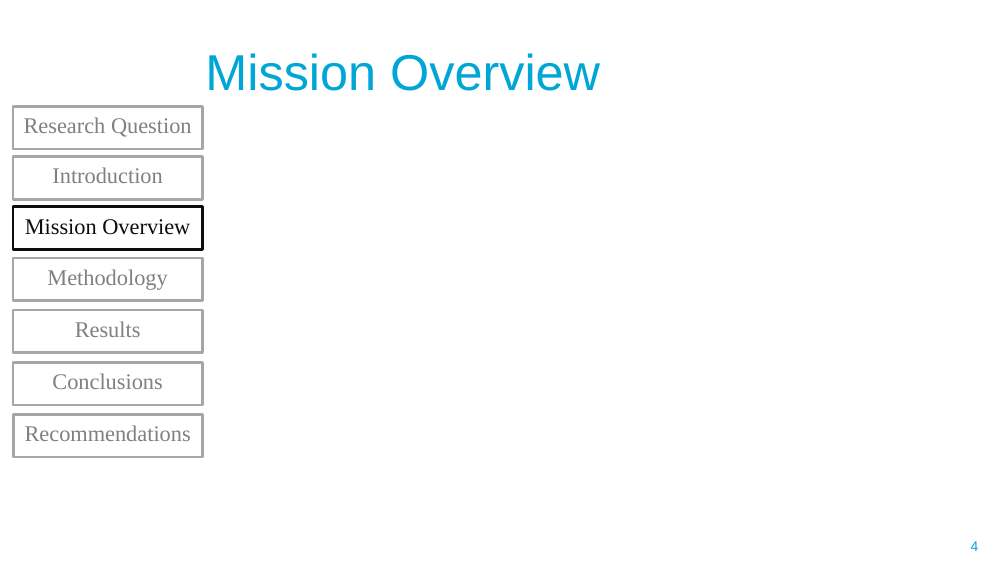
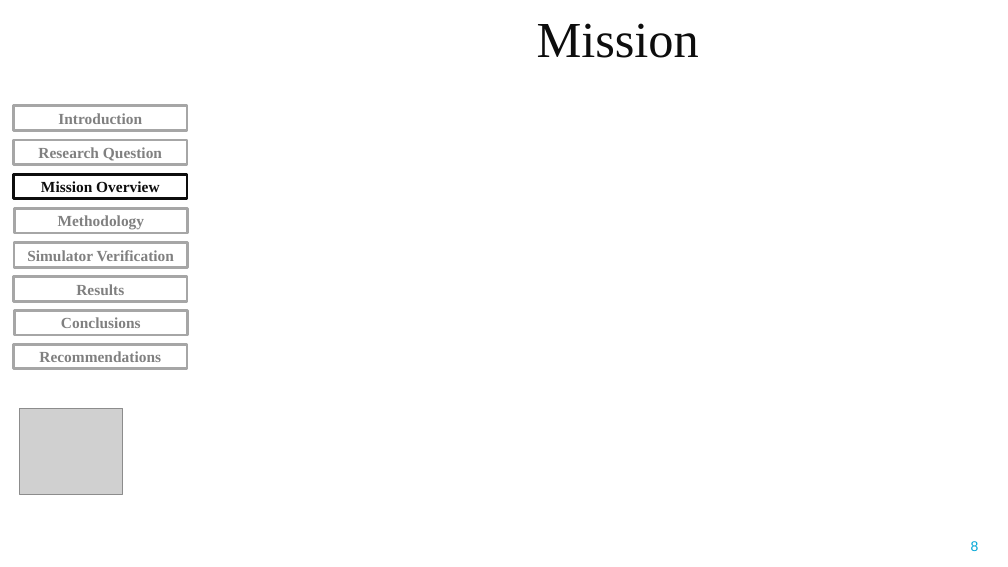
Before and after one commit to ShriyaH/Thesis, a slide deck: slide 8 of defense_presentation.pptx (slide 4 before the commit). Drawn at 1008x567 pixels with LibreOffice and Linux fonts; fonts in the diff are those of the drawing; grey boxes stand for pictures; background and template pictures are left out. Boxes give left, top, right and bottom in pixels: in the first picture for what was removed or moved away, otherwise in the second. Text is boxed around its words. In the diff, an @@ line names an element or a change of style, - is before the commit and + after.

```diff
--- a/defense_presentation.pptx
+++ b/defense_presentation.pptx
@@ title at <box>537,23,699,58</box>: text changed; font Arial to Times New Roman; text colour #00A6D6 to #0D0D0D @@
-Mission Overview
+Mission
@@ rectangle "Introduction": place and size @@
-rectangle "Introduction" at <box>13,156,203,200</box>
+rectangle "Introduction" at <box>14,106,187,130</box>
@@ rectangle "Research Question": place and size @@
-rectangle "Research Question" at <box>13,106,203,149</box>
+rectangle "Research Question" at <box>14,140,187,164</box>
@@ rectangle "Mission Overview": place and size @@
-rectangle "Mission Overview" at <box>13,207,203,250</box>
+rectangle "Mission Overview" at <box>14,174,187,199</box>
@@ rectangle "Methodology": place and size @@
-rectangle "Methodology" at <box>13,258,203,301</box>
+rectangle "Methodology" at <box>14,209,187,233</box>
@@ rectangle added at <box>14,243,187,267</box>, outline #A6A6A6 2 pt, 11 pt, text #808080, bold @@
+Simulator Verification
@@ rectangle "Results": place and size @@
-rectangle "Results" at <box>13,310,203,354</box>
+rectangle "Results" at <box>14,277,187,301</box>
@@ rectangle "Conclusions": place and size @@
-rectangle "Conclusions" at <box>13,362,203,405</box>
+rectangle "Conclusions" at <box>14,310,187,335</box>
@@ size 16 to 11 pt, bold on; less space between paragraphs; vertical alignment top to middle in 7 elements at <box>14,140,187,164</box>, <box>14,174,187,199</box>, <box>14,277,187,301</box>, <box>14,209,187,233</box>, <box>14,106,187,130</box>, <box>14,310,187,335</box>, <box>14,344,187,368</box> @@
@@ rectangle "Recommendations": place and size @@
-rectangle "Recommendations" at <box>13,414,203,458</box>
+rectangle "Recommendations" at <box>14,344,187,368</box>
@@ picture added at <box>20,408,123,494</box> @@
@@ page number at <box>971,541,979,551</box>: text changed @@
-4
+8
```
Also in this commit, not shown: 8 other slides changed, 22 slides added, 26 slides removed, 3 other files.
